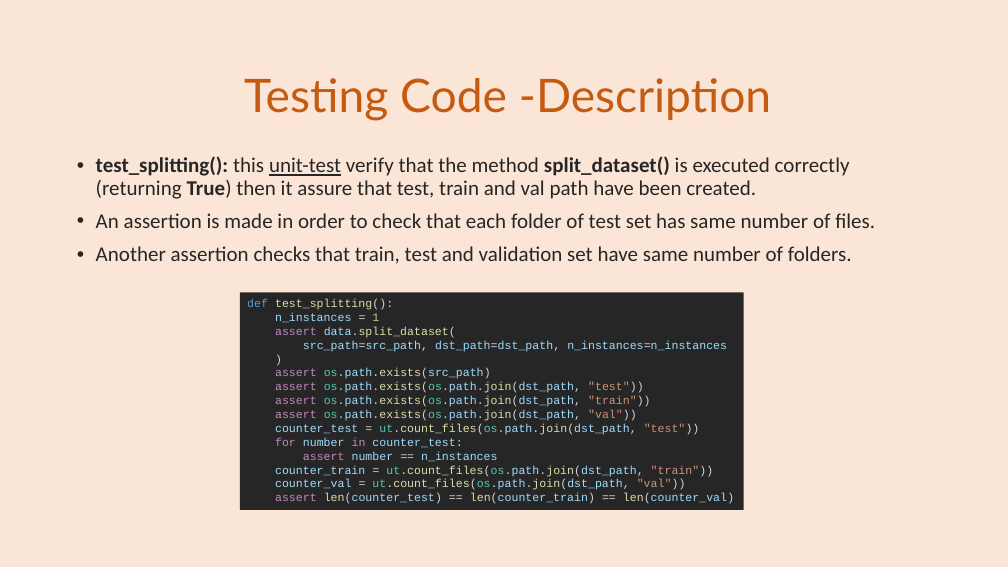
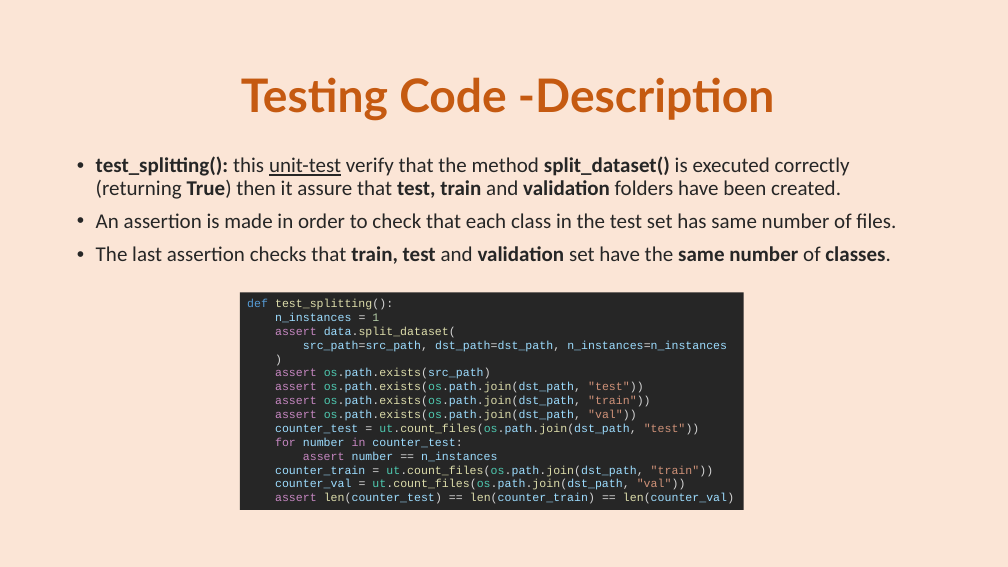
Before and after one commit to se4ai2223-uniba/architectural-style-recognition, a slide deck: slide 11 of docs/ArchiNet Team-Milestone 3.pptx (slide 10 before the commit). Drawn at 1008x567 pixels with LibreOffice and Linux fonts; fonts in the diff are those of the drawing. Boxes give left, top, right and bottom in pixels: in the first picture for what was removed or moved away, otherwise in the second. Text is boxed around its words. In the diff, an @@ line names an element or a change of style, - is before the commit and + after.

```diff
--- a/docs/ArchiNet Team-Milestone 3.pptx
+++ b/docs/ArchiNet Team-Milestone 3.pptx
@@ title "Testing Code -Description" at [241,77,775,121]: bold on @@
@@ text at [96,156,896,264]: text changed @@
-• test_splitting(): this unit-test verify that the method split_dataset() is executed correctly (returning True) then it assure that test, train and val path have been created.
-• An assertion is made in order to check that each folder of test set has same number of files.
-• Another assertion checks that train, test and validation set have same number of folders.
+• test_splitting(): this unit-test verify that the method split_dataset() is executed correctly (returning True) then it assure that test, train and validation folders have been created.
+• An assertion is made in order to check that each class in the test set has same number of files.
+• The last assertion checks that train, test and validation set have the same number of classes.
```
Also in this commit, not shown: 19 other slides changed, 1 slide added, 1 slide removed.
